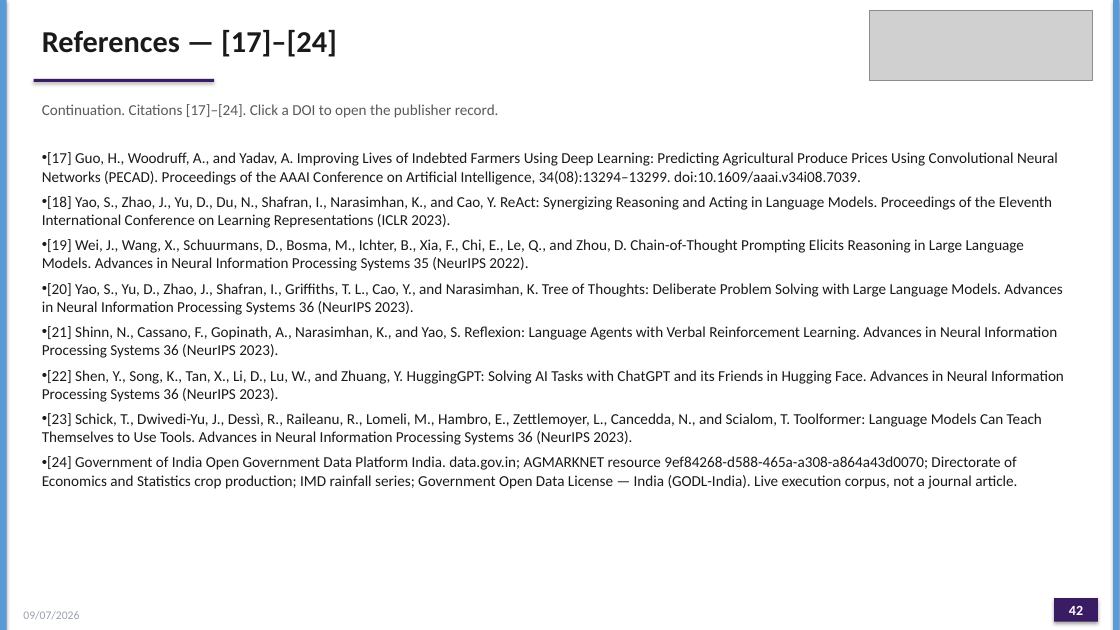
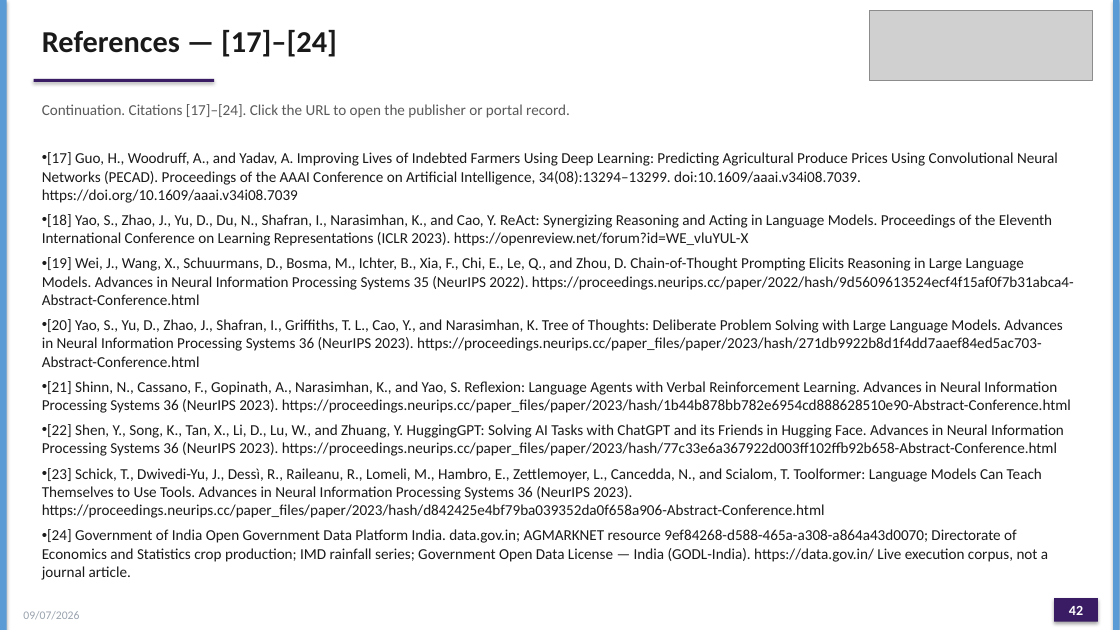
Before and after one commit to joyjeni/phd-agentic-ai-master, a slide deck: slide 42 of ACRS_PhD_Proposal_JenishaT_24ETRP720001.pptx. Drawn at 1120x630 pixels with LibreOffice and Linux fonts; fonts in the diff are those of the drawing; grey boxes stand for pictures. Boxes give left, top, right and bottom in pixels: in the first picture for what was removed or moved away, otherwise in the second. Text is boxed around its words. In the diff, an @@ line names an element or a change of style, - is before the commit and + after.

Commit message:
Link every numbered reference to an official URL.
DOI papers keep https://doi.org/…; ICLR/NeurIPS/ACL/COLM/data.gov.in
entries now use their proceedings or portal landing pages.

```diff
--- a/ACRS_PhD_Proposal_JenishaT_24ETRP720001.pptx
+++ b/ACRS_PhD_Proposal_JenishaT_24ETRP720001.pptx
@@ text at (42,104,570,118): text changed @@
-Continuation. Citations [17]–[24]. Click a DOI to open the publisher record.
+Continuation. Citations [17]–[24]. Click the URL to open the publisher or portal record.
@@ text at (42,152,1074,580): text changed @@
-• [17] Guo, H., Woodruff, A., and Yadav, A. Improving Lives of Indebted Farmers Using Deep Learning: Predicting Agricultural Produce Prices Using Convolutional Neural Networks (PECAD). Proceedings of the AAAI Conference on Artificial Intelligence, 34(08):13294–13299. doi:10.1609/aaai.v34i08.7039.
-• [18] Yao, S., Zhao, J., Yu, D., Du, N., Shafran, I., Narasimhan, K., and Cao, Y. ReAct: Synergizing Reasoning and Acting in Language Models. Proceedings of the Eleventh International Conference on Learning Representations (ICLR 2023).
-• [19] Wei, J., Wang, X., Schuurmans, D., Bosma, M., Ichter, B., Xia, F., Chi, E., Le, Q., and Zhou, D. Chain-of-Thought Prompting Elicits Reasoning in Large Language Models. Advances in Neural Information Processing Systems 35 (NeurIPS 2022).
-• [20] Yao, S., Yu, D., Zhao, J., Shafran, I., Griffiths, T. L., Cao, Y., and Narasimhan, K. Tree of Thoughts: Deliberate Problem Solving with Large Language Models. Advances in Neural Information Processing Systems 36 (NeurIPS 2023).
-• [21] Shinn, N., Cassano, F., Gopinath, A., Narasimhan, K., and Yao, S. Reflexion: Language Agents with Verbal Reinforcement Learning. Advances in Neural Information Processing Systems 36 (NeurIPS 2023).
-• [22] Shen, Y., Song, K., Tan, X., Li, D., Lu, W., and Zhuang, Y. HuggingGPT: Solving AI Tasks with ChatGPT and its Friends in Hugging Face. Advances in Neural Information Processing Systems 36 (NeurIPS 2023).
-• [23] Schick, T., Dwivedi-Yu, J., Dessì, R., Raileanu, R., Lomeli, M., Hambro, E., Zettlemoyer, L., Cancedda, N., and Scialom, T. Toolformer: Language Models Can Teach Themselves to Use Tools. Advances in Neural Information Processing Systems 36 (NeurIPS 2023).
-• [24] Government of India Open Government Data Platform India. data.gov.in; AGMARKNET resource 9ef84268-d588-465a-a308-a864a43d0070; Directorate of Economics and Statistics crop production; IMD rainfall series; Government Open Data License — India (GODL-India). Live execution corpus, not a journal article.
+• [17] Guo, H., Woodruff, A., and Yadav, A. Improving Lives of Indebted Farmers Using Deep Learning: Predicting Agricultural Produce Prices Using Convolutional Neural Networks (PECAD). Proceedings of the AAAI Conference on Artificial Intelligence, 34(08):13294–13299. doi:10.1609/aaai.v34i08.7039. https://doi.org/10.1609/aaai.v34i08.7039
+• [18] Yao, S., Zhao, J., Yu, D., Du, N., Shafran, I., Narasimhan, K., and Cao, Y. ReAct: Synergizing Reasoning and Acting in Language Models. Proceedings of the Eleventh International Conference on Learning Representations (ICLR 2023). https://openreview.net/forum?id=WE_vluYUL-X
+• [19] Wei, J., Wang, X., Schuurmans, D., Bosma, M., Ichter, B., Xia, F., Chi, E., Le, Q., and Zhou, D. Chain-of-Thought Prompting Elicits Reasoning in Large Language Models. Advances in Neural Information Processing Systems 35 (NeurIPS 2022). https://proceedings.neurips.cc/paper/2022/hash/9d5609613524ecf4f15af0f7b31abca4-Abstract-Conference.html
+• [20] Yao, S., Yu, D., Zhao, J., Shafran, I., Griffiths, T. L., Cao, Y., and Narasimhan, K. Tree of Thoughts: Deliberate Problem Solving with Large Language Models. Advances in Neural Information Processing Systems 36 (NeurIPS 2023). https://proceedings.neurips.cc/paper_files/paper/2023/hash/271db9922b8d1f4dd7aaef84ed5ac703-Abstract-Conference.html
+• [21] Shinn, N., Cassano, F., Gopinath, A., Narasimhan, K., and Yao, S. Reflexion: Language Agents with Verbal Reinforcement Learning. Advances in Neural Information Processing Systems 36 (NeurIPS 2023). https://proceedings.neurips.cc/paper_files/paper/2023/hash/1b44b878bb782e6954cd888628510e90-Abstract-Conference.html
+• [22] Shen, Y., Song, K., Tan, X., Li, D., Lu, W., and Zhuang, Y. HuggingGPT: Solving AI Tasks with ChatGPT and its Friends in Hugging Face. Advances in Neural Information Processing Systems 36 (NeurIPS 2023). https://proceedings.neurips.cc/paper_files/paper/2023/hash/77c33e6a367922d003ff102ffb92b658-Abstract-Conference.html
+• [23] Schick, T., Dwivedi-Yu, J., Dessì, R., Raileanu, R., Lomeli, M., Hambro, E., Zettlemoyer, L., Cancedda, N., and Scialom, T. Toolformer: Language Models Can Teach Themselves to Use Tools. Advances in Neural Information Processing Systems 36 (NeurIPS 2023). https://proceedings.neurips.cc/paper_files/paper/2023/hash/d842425e4bf79ba039352da0f658a906-Abstract-Conference.html
+• [24] Government of India Open Government Data Platform India. data.gov.in; AGMARKNET resource 9ef84268-d588-465a-a308-a864a43d0070; Directorate of Economics and Statistics crop production; IMD rainfall series; Government Open Data License — India (GODL-India). https://data.gov.in/ Live execution corpus, not a journal article.
```
Also in this commit, not shown: 4 other slides changed, 52 other files.
